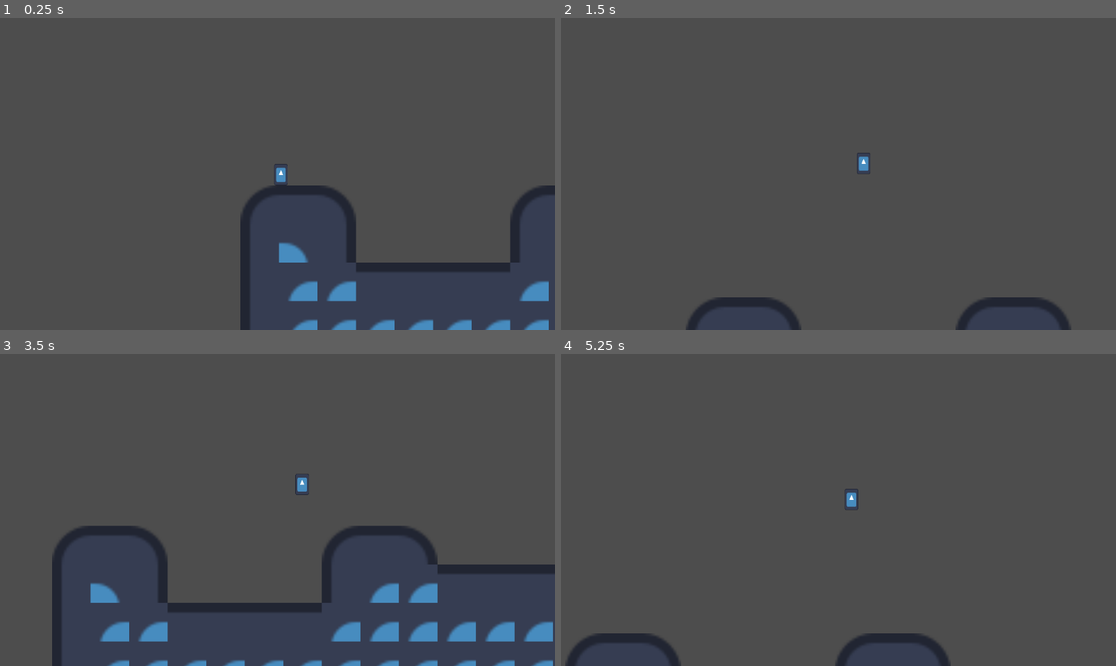
Above: before the commit, frames 1-4 (two rows, left to right).
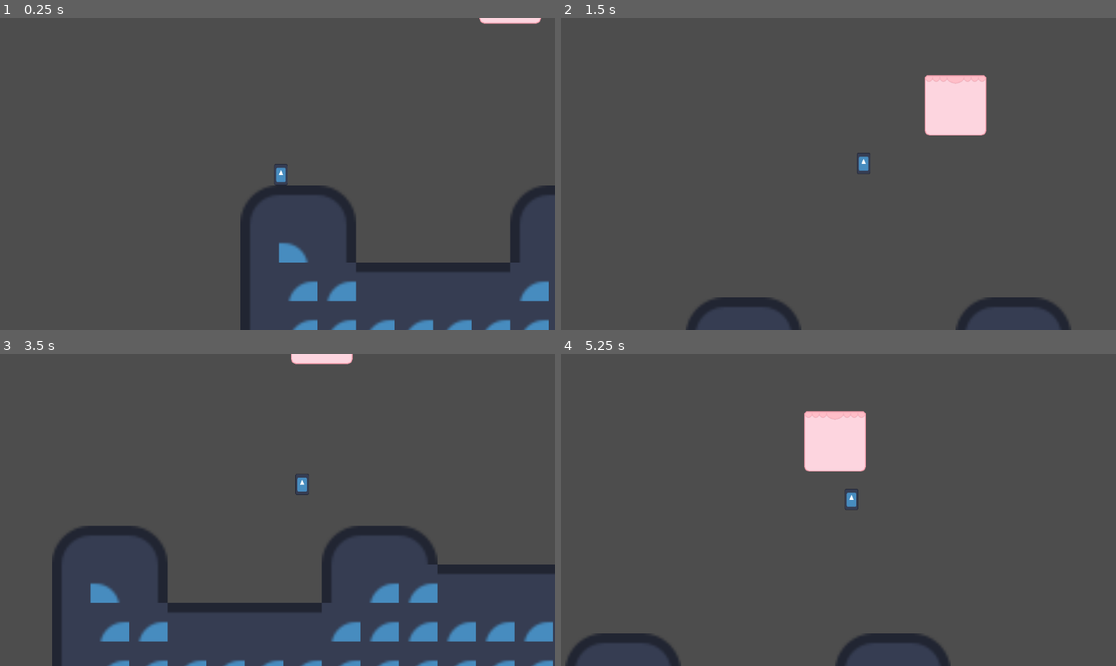
Above: after the commit, the same moments.

Repository: parminabedi-ctrl/godotGame-1
Game: Godot game, scene res://mainscene.tscn
The game is run twice, just before and just after one commit, with the same random seed, the same clock (stepped at 60 frames per second) and the same inputs. The engine's default icon, where the game draws it, is replaced by a stand-in: a white triangle on a blue panel in a dark square.
Inputs:
- Up to frame 1 (0.25 s): no input
- Up to frame 2 (1.5 s): tap Enter at 0.5 s; hold Right (right) from 0.53 s (still down); tap Alt at 0.6 s; tap Space (jump) at 0.77 s; tap Shift at 1.35 s
- Up to frame 3 (3.5 s): tap Space (jump) at 1.52, 3.02 s; release Right (right) at 2.03 s; hold A (left) 2.03-2.78 s; tap Alt at 2.1 s; hold Right (right) from 2.78 s (still down); tap Shift at 2.85 s
- Up to frame 4 (5.25 s): tap Alt at 3.6, 5.1 s; tap Space (jump) at 3.77, 4.52 s; release Right (right) at 4.28 s; hold A (left) 4.28-5.03 s; tap Shift at 4.35 s; hold Right (right) from 5.03 s (still down)

The runs differ from the first frame. In frame 1, 0.2% of the frame differs, in the area x 86-98%, y 0-3%; in frame 2, 2.2%, in the area x 65-77%, y 18-38%; in frame 3, 0.4%; in frame 4, 2.2%.

Commit message:
Made new platform
added pic of platform, added collision layer

Diff:
--- a/mainscene.tscn
+++ b/mainscene.tscn
@@ -2,6 +2,7 @@
 
 [ext_resource type="Texture2D" uid="uid://b06tul2537p06" path="res://icon.svg" id="1_wtdyi"]
 [ext_resource type="Script" uid="uid://b2t2my3xkf1ay" path="res://player.gd" id="1_xtb1e"]
+[ext_resource type="Texture2D" uid="uid://chx21kj0l6dbg" path="res://pixil-frame-0 (2).png" id="3_dn5c8"]
 
 [sub_resource type="RectangleShape2D" id="RectangleShape2D_xtb1e"]
 size = Vector2(29, 45)
@@ -141,6 +142,9 @@
 physics_layer_0/collision_layer = 1
 sources/0 = SubResource("TileSetAtlasSource_wtdyi")
 
+[sub_resource type="RectangleShape2D" id="RectangleShape2D_5lfti"]
+size = Vector2(128, 126)
+
 [node name="mainscene" type="Node" unique_id=1854850012]
 
 [node name="Player" type="CharacterBody2D" parent="." unique_id=1201698744]
@@ -166,3 +170,14 @@
 scale = Vector2(5, 5)
 tile_map_data = PackedByteArray("AAABAAUAAAABAAAAAAACAAUAAAAHAAAAAAADAAYAAAABAAAAAAAEAAYAAAABAAAAAAAFAAYAAAABAAAAAAAGAA …(2064 unchanged characters)…
 tile_set = SubResource("TileSet_xtb1e")
+
+[node name="Player2" type="CharacterBody2D" parent="." unique_id=670477500]
+
+[node name="CollisionShape2D" type="CollisionShape2D" parent="Player2" unique_id=1761770422]
+position = Vector2(0, 2)
+shape = SubResource("RectangleShape2D_5lfti")
+
+[node name="Sprite2D" type="Sprite2D" parent="Player2" unique_id=623736508]
+position = Vector2(0, 1.5)
+scale = Vector2(1, 0.9765625)
+texture = ExtResource("3_dn5c8")
Binary file added: pixil-frame-0 (2).png
Not shown, added: pixil-frame-0 (2).png.import
